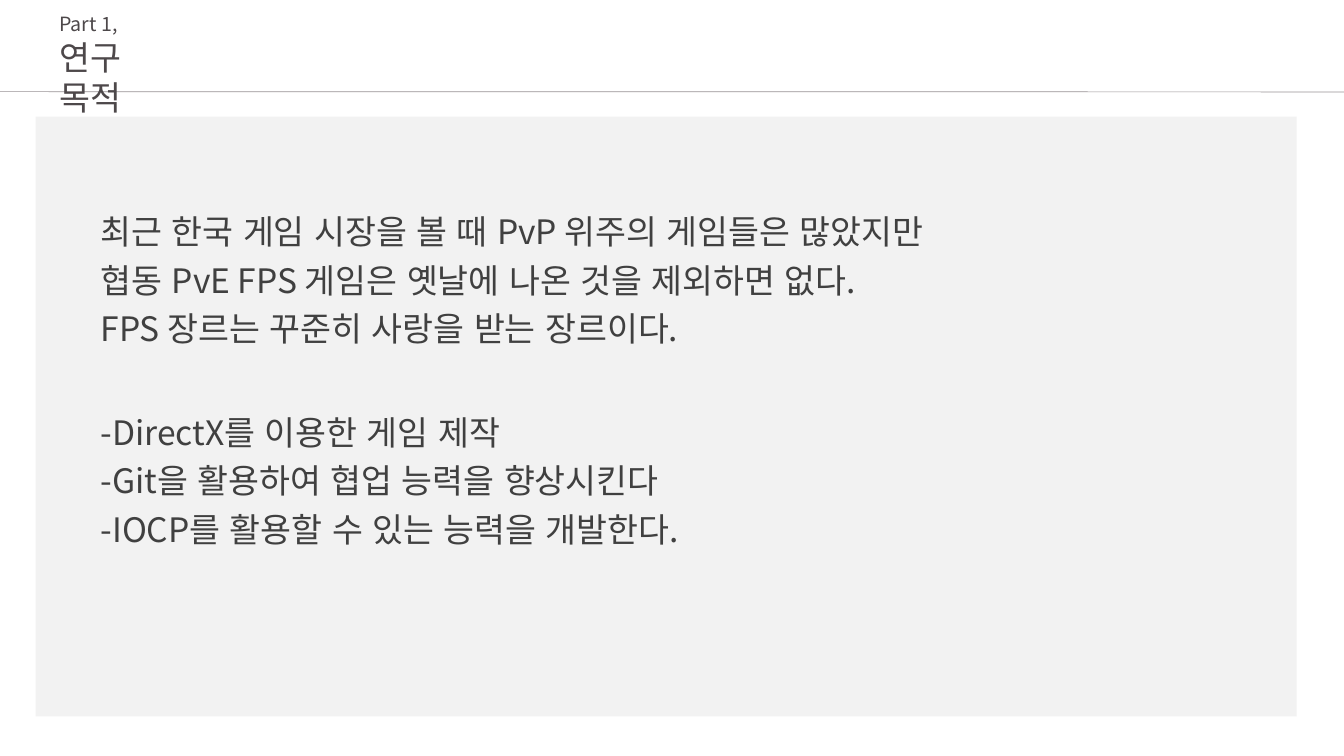
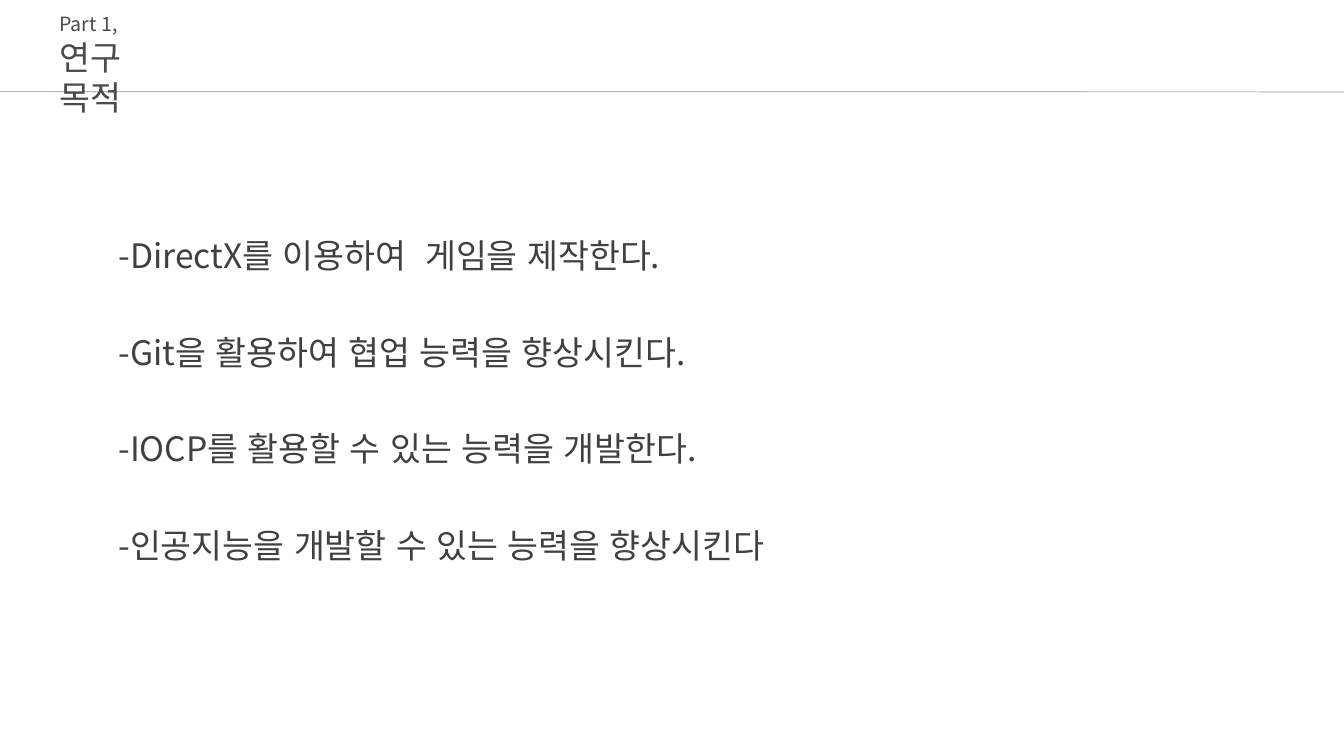
Before and after one commit to ghk01214/KPUFinalGame-deprecated-, a slide deck: slide 8 of docs/초안.pptx (slide 3 before the commit). Drawn at 1344x756 pixels with LibreOffice and Linux fonts; fonts in the diff are those of the drawing. Boxes give left, top, right and bottom in pixels: in the first picture for what was removed or moved away, otherwise in the second. Text is boxed around its words. In the diff, an @@ line names an element or a change of style, - is before the commit and + after.

```diff
--- a/docs/초안.pptx
+++ b/docs/초안.pptx
@@ rectangle removed at <box>35,117,1297,717</box> @@
@@ text removed at <box>101,216,924,344</box> @@
-최근 한국 게임 시장을 볼 때 PvP 위주의 게임들은 많았지만
-협동 PvE FPS 게임은 옛날에 나온 것을 제외하면 없다.
-FPS 장르는 꾸준히 사랑을 받는 장르이다.
@@ text "-DirectX를 이용하여 게임을 제작한다.": place and size @@
-text "-DirectX를 이용하여 게임을 제작한다." at <box>101,417,679,545</box>
+text "-DirectX를 이용하여 게임을 제작한다." at <box>118,240,765,561</box>
@@ text at <box>118,240,686,368</box>: text changed @@
--DirectX를 이용한 게임 제작
--Git을 활용하여 협업 능력을 향상시킨다
+-DirectX를 이용하여 게임을 제작한다.
+-Git을 활용하여 협업 능력을 향상시킨다.
@@ text at <box>118,530,765,561</box>: paragraph added @@
+-인공지능을 개발할 수 있는 능력을 향상시킨다
```
Also in this commit, not shown: 5 other slides changed, 9 slides added, 3 slides removed.
